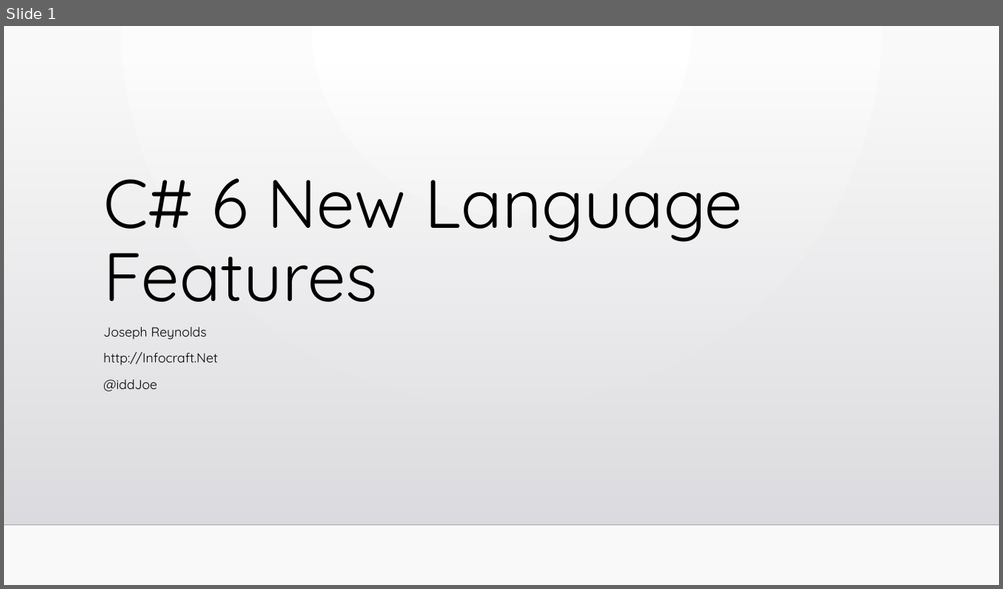
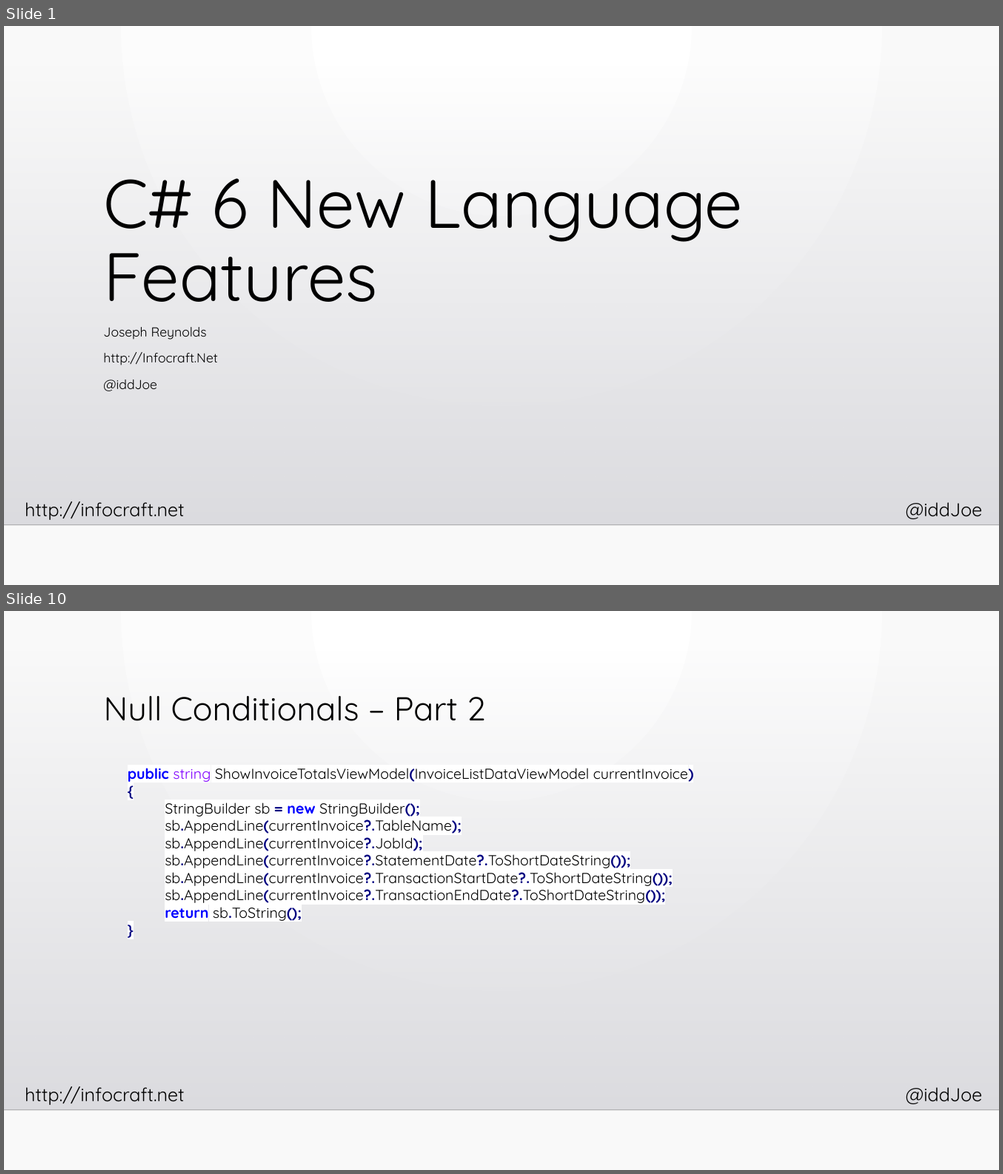
Before and after one commit to InfoCraftDotNet/CSharp-6-New-Language-Features, a slide deck: Slides/CSharp-6-New-Language-Features.pptx. Shown one above the other, each under a label of ours: slide 1 before the commit, slides 1 and 10 after it; the slides between them are not shown. The pictures are 1003x589 and 1003x1174 pixels, drawn with LibreOffice and Linux fonts; fonts in the diff are those of the drawing; background and template pictures are left out. Boxes give left, top, right and bottom in pixels: in the first picture for what was removed or moved away, otherwise in the second. Text is boxed around its words. In the diff, an @@ line names an element or a change of style, - is before the commit and + after.

```diff
--- a/Slides/CSharp-6-New-Language-Features.pptx
+++ b/Slides/CSharp-6-New-Language-Features.pptx
@@ slide 10 added at bbox=[4, 611, 999, 1170], background gradient #FFFFFF to #FAFAFA; not listed: 4 template elements that a slide beside it also shows @@
@@ title added at bbox=[104, 696, 485, 721], 32 pt, text #000000 @@
+Null Conditionals – Part 2
@@ text added at bbox=[128, 768, 694, 921], 14 pt, text #000000 @@
+public string ShowInvoiceTotalsViewModel(InvoiceListDataViewModel currentInvoice)
+{
+StringBuilder sb = new StringBuilder();
+sb.AppendLine(currentInvoice?.TableName);
+sb.AppendLine(currentInvoice?.JobId);
+sb.AppendLine(currentInvoice?.StatementDate?.ToShortDateString());
+sb.AppendLine(currentInvoice?.TransactionStartDate?.ToShortDateString());
+sb.AppendLine(currentInvoice?.TransactionEndDate?.ToShortDateString());
+return sb.ToString();
+}
@@ slide 1 changed as well @@
@@ text added at bbox=[25, 502, 185, 520], 18 pt, text #000000 @@
+http://infocraft.net
@@ text added at bbox=[905, 503, 982, 520], 18 pt, text #000000 @@
+@iddJoe
```
Also in this commit, not shown: 20 other slides added, 17 other files.
